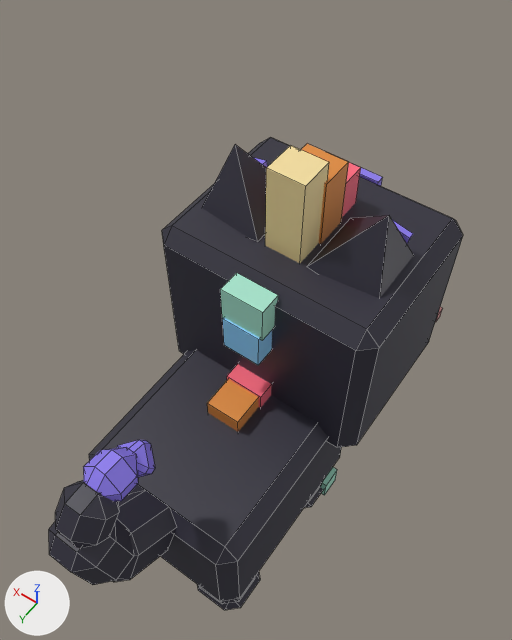
An edit to the FBX model assets/clean-a-cat/exports/CleanACat_Cat_Prism.fbx, drawn before and after from the same camera.
Both versions are drawn from a 50 mm camera at (-0.01, 0.0127, 0.0356) aimed at (0.0005, -0.002, 0.0125). The lights are fixed; the arrows at lower left show +X, +Y and +Z. The picture after the commit comes second. Mesh edges are drawn as thin lines. Where no turn or scale is listed for an object, it has been applied to the vertices.

The older version as bpy lines, for what is in view:
```python
me_cleanacat_cat_prism_earl = bpy.data.meshes.new('CleanACat_Cat_Prism_EarL')
me_cleanacat_cat_prism_earl.from_pydata(...)  # 13 vertices, 11 faces; spans x -0.00188..0.00125, y -0.0016..0.0016, z -0.0003..0.00297
me_cleanacat_cat_prism_earl.materials.append(mat_cleanacat_palette)
me_cleanacat_cat_prism_earr = bpy.data.meshes.new('CleanACat_Cat_Prism_EarR')
me_cleanacat_cat_prism_earr.from_pydata(...)  # 13 vertices, 11 faces; spans x -0.00125..0.00188, y -0.0016..0.0016, z -0.0003..0.00297
me_cleanacat_cat_prism_earr.materials.append(mat_cleanacat_palette)
me_cleanacat_cat_prism_head = bpy.data.meshes.new('CleanACat_Cat_Prism_Head')
me_cleanacat_cat_prism_head.from_pydata(...)  # 184 vertices, 146 faces; spans x -0.005..0.005, y -0.00675..0.0027, z -0.001..0.0112
me_cleanacat_cat_prism_head.materials.append(mat_cleanacat_palette)
ob_cleanacat_cat_prism_earl = bpy.data.objects.new('CleanACat_Cat_Prism_EarL', me_cleanacat_cat_prism_earl)
ob_cleanacat_cat_prism_earl.location = (0.003, -0.0046, 0.0156)
ob_cleanacat_cat_prism_earr = bpy.data.objects.new('CleanACat_Cat_Prism_EarR', me_cleanacat_cat_prism_earr)
ob_cleanacat_cat_prism_earr.location = (-0.003, -0.0046, 0.0156)
ob_cleanacat_cat_prism_head = bpy.data.objects.new('CleanACat_Cat_Prism_Head', me_cleanacat_cat_prism_head)
ob_cleanacat_cat_prism_head.location = (0.0, -0.003, 0.0085)
# also in view: 'CleanACat_Cat_Prism_Body' at (0.0, 0.0012, 0.0066); 'CleanACat_Cat_Prism_Tail' at (0.0, 0.0075, 0.011)
```
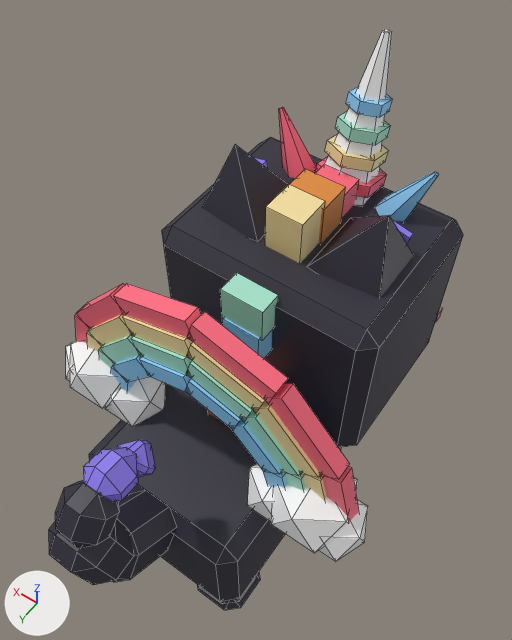
What the commit changed:
me_cleanacat_cat_prism_head is used by ob_cleanacat_cat_prism_head; location (0.0, -0.003, 0.0085).
me_cleanacat_cat_prism_head had 184 vertices, 146 faces and spanned x -0.005..0.005, y -0.00675..0.0027, z -0.001..0.0112.
me_cleanacat_cat_prism_head now has 184 vertices, 146 faces and spans x -0.005..0.005, y -0.00675..0.0027, z -0.001..0.0094.
me_cleanacat_cat_prism_head part 1: all 4 vertices in x -0.0008..0.0008, y -0.00155..-0.00005, z 0.0112 are moved by (0.0, 0.0, -0.0018).
me_cleanacat_cat_prism_head part 2: all 4 vertices in x -0.0009..0.0009, y -0.00285..-0.00135, z 0.0104 are moved by (0.0, 0.0, -0.0012).
me_cleanacat_cat_prism_head part 3: all 4 vertices in x -0.0008..0.0008, y -0.00415..-0.00265, z 0.0092 are moved by (0.0, 0.0, -0.0006).
Mesh me_cleanacat_cat_prism_prop is new.
It has 48 vertices, 56 faces and spans x -0.00124..0.00124, y -0.00663..-0.00354, z 0.00732..0.01138.
It uses material mat_cleanacat_palette.
Mesh me_cleanacat_cat_prism_glow is new.
It has 36 vertices, 42 faces and spans x -0.00357..0.00357, y -0.00174..0.00127, z -0.00036..0.00637.
It uses material mat_cleanacat_palette.
Mesh me_cleanacat_cat_prism_rainbow_glow is new.
It has 192 vertices, 144 faces and spans x -0.00714..0.00714, y 0.00065..0.0018, z -0.0029..0.00534.
It uses material mat_cleanacat_palette.
Mesh me_cleanacat_cat_prism_prop2 is new.
It has 72 vertices, 120 faces and spans x -0.0075..0.0075, y 0.0008..0.0038, z 0.008..0.012.
It uses material mat_cleanacat_palette.
Object 'CleanACat_Cat_Prism_Prop' (ob_cleanacat_cat_prism_prop) is new; it shows me_cleanacat_cat_prism_prop.
Its location is (0.0, -0.003, 0.0085).
Object 'CleanACat_Cat_Prism_Glow' (ob_cleanacat_cat_prism_glow) is new; it shows me_cleanacat_cat_prism_glow.
Its location is (0.0, -0.00781, 0.01568).
Object 'CleanACat_Cat_Prism_Rainbow_Glow' (ob_cleanacat_cat_prism_rainbow_glow) is new; it shows me_cleanacat_cat_prism_rainbow_glow.
Its location is (0.0, 0.00111, 0.0121).
Object 'CleanACat_Cat_Prism_Prop2' (ob_cleanacat_cat_prism_prop2) is new; it shows me_cleanacat_cat_prism_prop2.
Its location is (0.0, 0.0, 0.0).

Where the change shows, as pixel boxes [x1, y1, x2, y2] in the pictures (512 x 640 px; the box of a moved part takes in the faces that stretch with it):
'CleanACat_Cat_Prism_Rainbow_Glow', added
    after: [75, 284, 359, 524]
'CleanACat_Cat_Prism_Prop2', added
    after: [66, 341, 368, 562]
'CleanACat_Cat_Prism_Glow', added
    after: [279, 29, 439, 221]
'CleanACat_Cat_Prism_Prop', added
    after: [315, 87, 393, 198]
part 1 of me_cleanacat_cat_prism_head, moved or reshaped
    before: [265, 145, 329, 263]
    after: [265, 185, 325, 263]
part 2 of me_cleanacat_cat_prism_head, moved or reshaped
    before: [301, 144, 349, 244]
    after: [289, 169, 346, 244]
part 3 of me_cleanacat_cat_prism_head, moved or reshaped
    before: [342, 163, 361, 217]
    after: [316, 164, 359, 217]
